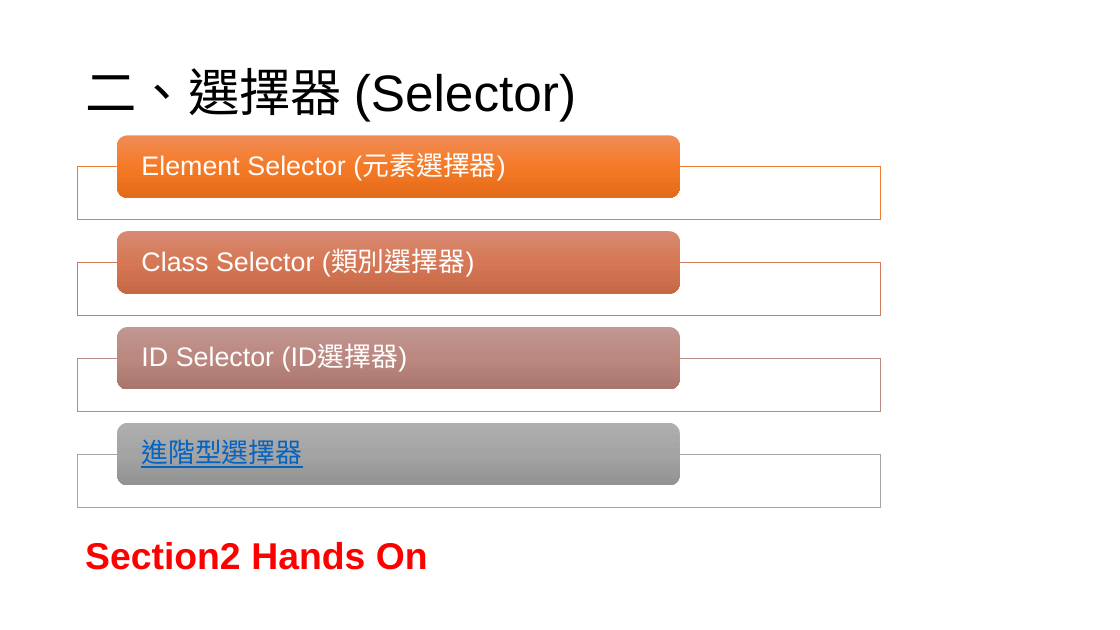
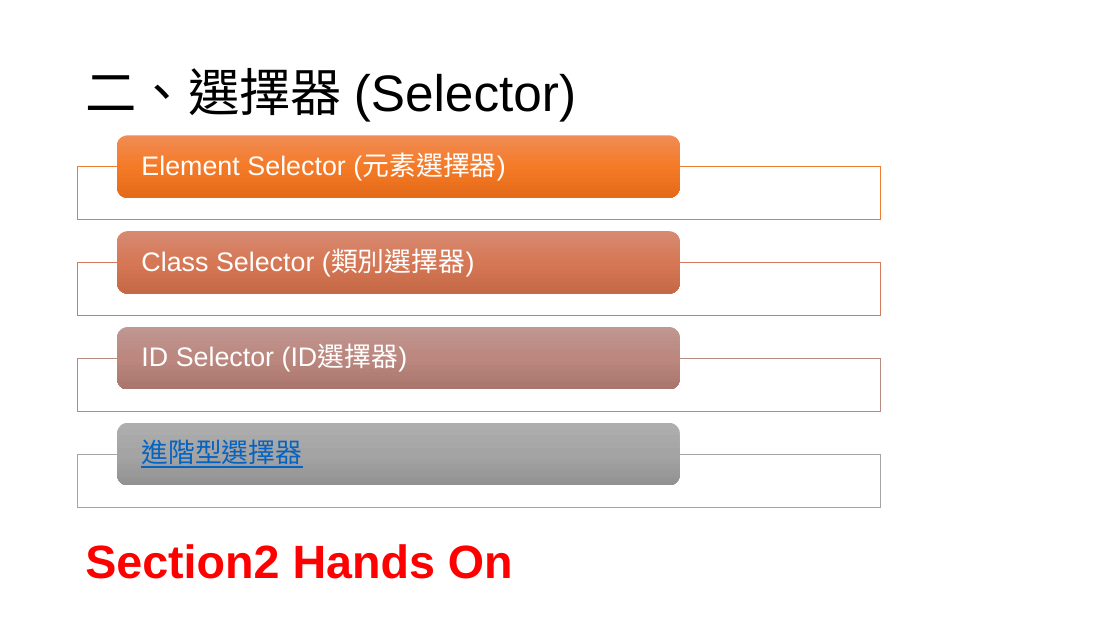
Before and after one commit to Benknightdark/jquerytutorial, a slide deck: slide 6 of jquerytutorial.pptx. Drawn at 1120x630 pixels with LibreOffice and Linux fonts; fonts in the diff are those of the drawing. Boxes give left, top, right and bottom in pixels: in the first picture for what was removed or moved away, otherwise in the second. Text is boxed around its words. In the diff, an @@ line names an element or a change of style, - is before the commit and + after.

Commit message:
111

```diff
--- a/jquerytutorial.pptx
+++ b/jquerytutorial.pptx
@@ text "Section2 Hands On" at (85,544,513,579): size 32 to 40 pt @@
```
Also in this commit, not shown: 2 slides added.
